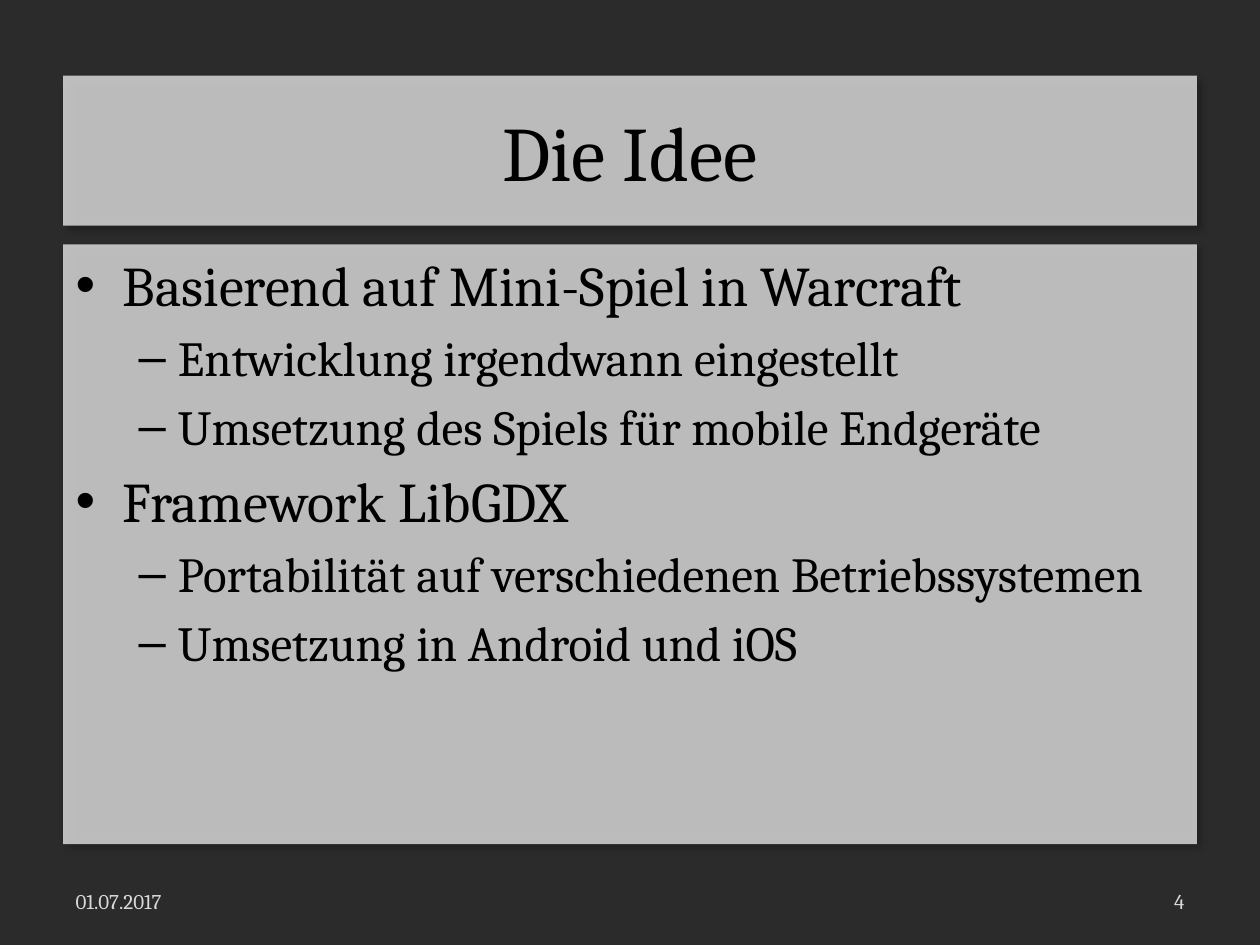
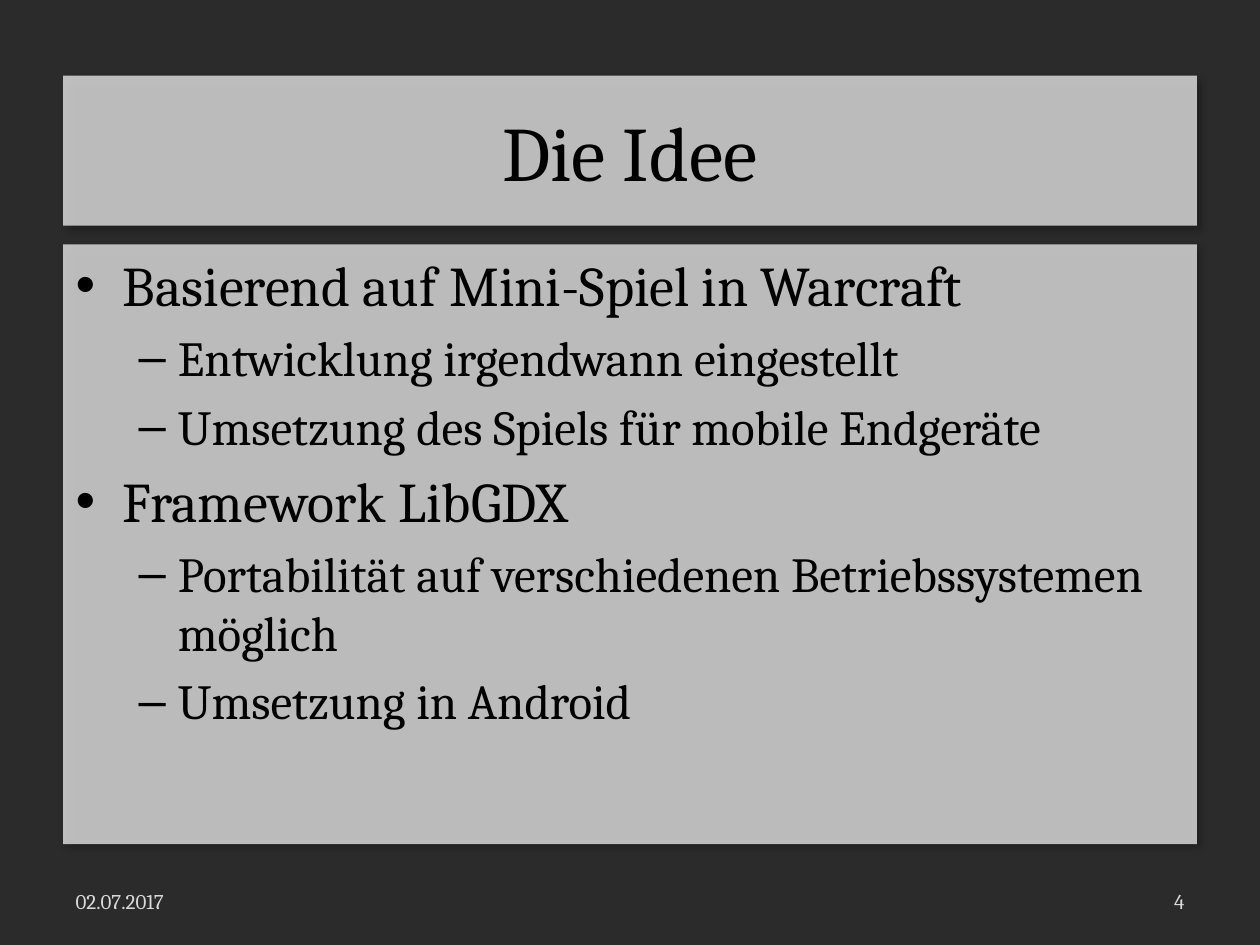
Before and after one commit to LaurenzGebauer/ElementTD, a slide deck: slide 4 of svn/JG16S17P06/trunk/Documentation/ProjectDocumentation/Presentation.pptx. Drawn at 1260x945 pixels with LibreOffice and Linux fonts; fonts in the diff are those of the drawing; background and template pictures are left out; a plain dark background stands for a picture behind light text. Boxes give left, top, right and bottom in pixels: in the first picture for what was removed or moved away, otherwise in the second. Text is boxed around its words. In the diff, an @@ line names an element or a change of style, - is before the commit and + after.

```diff
--- a/svn/JG16S17P06/trunk/Documentation/ProjectDocumentation/Presentation.pptx
+++ b/svn/JG16S17P06/trunk/Documentation/ProjectDocumentation/Presentation.pptx
@@ text at (178, 557, 1143, 730): text changed @@
-  – Portabilität auf verschiedenen Betriebssystemen
-  – Umsetzung in Android und iOS
+  – Portabilität auf verschiedenen Betriebssystemen möglich
+  – Umsetzung in Android
@@ text at (76, 895, 164, 909): text changed @@
-01.07.2017
+02.07.2017
```
Also in this commit, not shown: 7 other slides changed, 19 other files.
